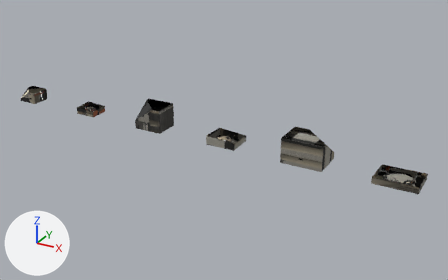
Before and after pictures for a commit that changed the glTF model src/assets/battle/city/classical-maghreb-houses-damage.glb.
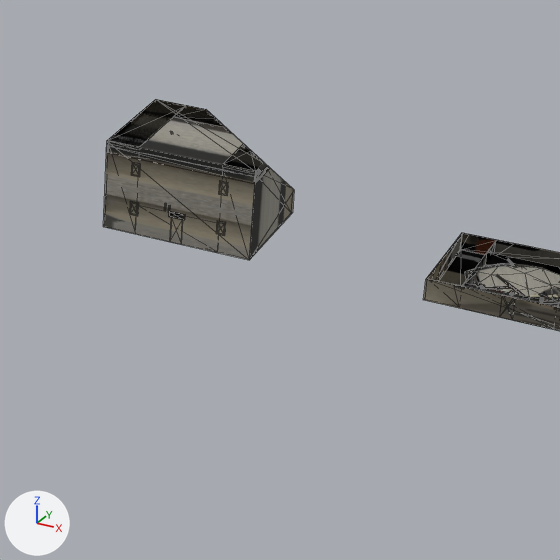
The first picture shows the older version from a 50 mm camera at (18.45, -17.35, 8.76) aimed at (8.72, 0.33, -0.08). The close-ups show the older and then the newer version on the part from 56% to 91% of the width and 35% to 92% of the height of that picture. Only the edits that show in the close-ups are written down. The axes (+X, +Y, +Z) are drawn at lower left. The lights are the same throughout. The close-ups show mesh edges as thin lines. Where no turn or scale is listed for an object, it has been applied to the vertices. Vertices at exactly the same position are counted once.

Before the edit, the objects in view are built like this:
```python
ob_mesh_15 = bpy.data.objects.new('Mesh_15', me_mesh_15)
ob_mesh_15.location = (11.29, 0.56, 0.0)
ob_mesh_16 = bpy.data.objects.new('Mesh_16', me_mesh_16)
ob_mesh_16.location = (11.29, 0.56, 0.0)
ob_mesh_17 = bpy.data.objects.new('Mesh_17', me_mesh_17)
ob_mesh_17.location = (11.29, 0.56, 0.0)
ob_mesh_18 = bpy.data.objects.new('Mesh_18', me_mesh_18)
ob_mesh_18.location = (14.29, 0.56, 0.0)
ob_mesh_19 = bpy.data.objects.new('Mesh_19', me_mesh_19)
ob_mesh_19.location = (14.29, 0.56, 0.0)
ob_mesh_20 = bpy.data.objects.new('Mesh_20', me_mesh_20)
ob_mesh_20.location = (14.29, 0.56, 0.0)
```
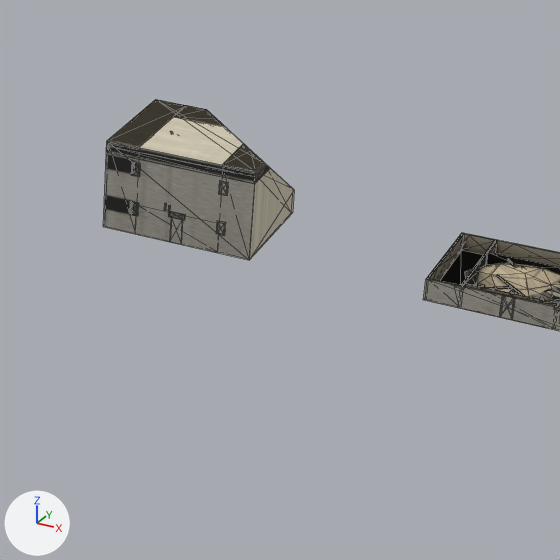
Location of each change, (x1, y1, x2, y2) in pixels of the close-ups (560 x 560 px):
'Mesh_17', surface changed (lighter): (103, 99, 294, 260) in both
'Mesh_18', surface changed, reshaped: before (427, 233, 560, 308); after (427, 233, 560, 310)
'Mesh_20', surface changed (lighter): (423, 233, 560, 331) in both
'Mesh_15', surface changed: (169, 167, 270, 220) in both
'Mesh_16', surface changed: (110, 100, 264, 171) in both
'Mesh_19', surface changed: (476, 264, 560, 303) in both
part 2 of me_mesh_18, added (brown): after (428, 234, 560, 310)
part 3 of me_mesh_18, surface changed: (427, 235, 560, 308) in both

The change, as a list of edits to the scene's bpy script:
```text
Change mat_town:
    where n3 = _N.new('ShaderNodeMapping'); n3.name = 'Mapping'
    n3.inputs[1].default_value: (0.0008, -13.93, 0.0) -> (0.0008, -13.97, 0.0)  # 'Location'
    n3.inputs[3].default_value: (15.94, 14.92, 1.0) -> (15.98, 14.97, 1.0)  # 'Scale'
Change me_mesh_17:
    where me_mesh_17.from_pydata(...)  # 38 vertices, 62 faces; spans x 0.0..1.42, y -1.127..0.0, z 0.0..0.867
    used by ob_mesh_17; location = (11.29, 0.56, 0.0)
    me_mesh_17 part 1: texture (UV) coordinates of 61 of 62 faces, centred in x 0.0..1.42, y -1.127..0.0, z 0.0..0.867, changed; they spanned u 0.0..0.06, v 0.94..1.0 and now span u 0.0..0.06, v 0.95..1.0
Change me_mesh_18:
    used by ob_mesh_18; location = (14.29, 0.56, 0.0)
    remove me_mesh_18.from_pydata(...)  # 320 vertices, 440 faces; spans x 0.01..1.41, y -1.123..-0.01, z 0.0..0.219
    add me_mesh_18.from_pydata(...)  # 668 vertices, 652 faces; spans x 0.01..1.41, y -1.13..-0.01, z 0.0..0.219
    me_mesh_18 part 2: 348 vertices added at x 0.01..1.41, y -1.13..-0.01, z 0.004..0.219
    me_mesh_18 part 3: 409 kept faces spanning x 0.01..1.41, y -1.123..-0.01, z 0.0..0.219 get new texture (UV) coordinates
Change me_mesh_19:
    where me_mesh_19.from_pydata(...)  # 241 vertices, 255 faces; spans x 0.01..1.41, y -1.123..-0.01, z 0.0..0.219
    used by ob_mesh_19; location = (14.29, 0.56, 0.0)
    me_mesh_19 part 4: texture (UV) coordinates of 255 of 255 faces, centred in x 0.01..1.41, y -1.123..-0.01, z 0.0..0.211, changed; they spanned u 0.0..0.06, v 0.94..1.0 and now span u 0.0..0.06, v 0.94..1.0
Change me_mesh_20:
    where me_mesh_20.from_pydata(...)  # 24 vertices, 36 faces; spans x 0.0..1.42, y -1.127..0.0, z 0.0..0.22
    used by ob_mesh_20; location = (14.29, 0.56, 0.0)
    me_mesh_20 part 5: texture (UV) coordinates of 36 of 36 faces, centred in x 0.0..1.42, y -1.127..0.0, z 0.0..0.144, changed; they spanned u 0.0..0.06, v 0.94..1.0 and now span u 0.0..0.06, v 0.95..1.0
```
